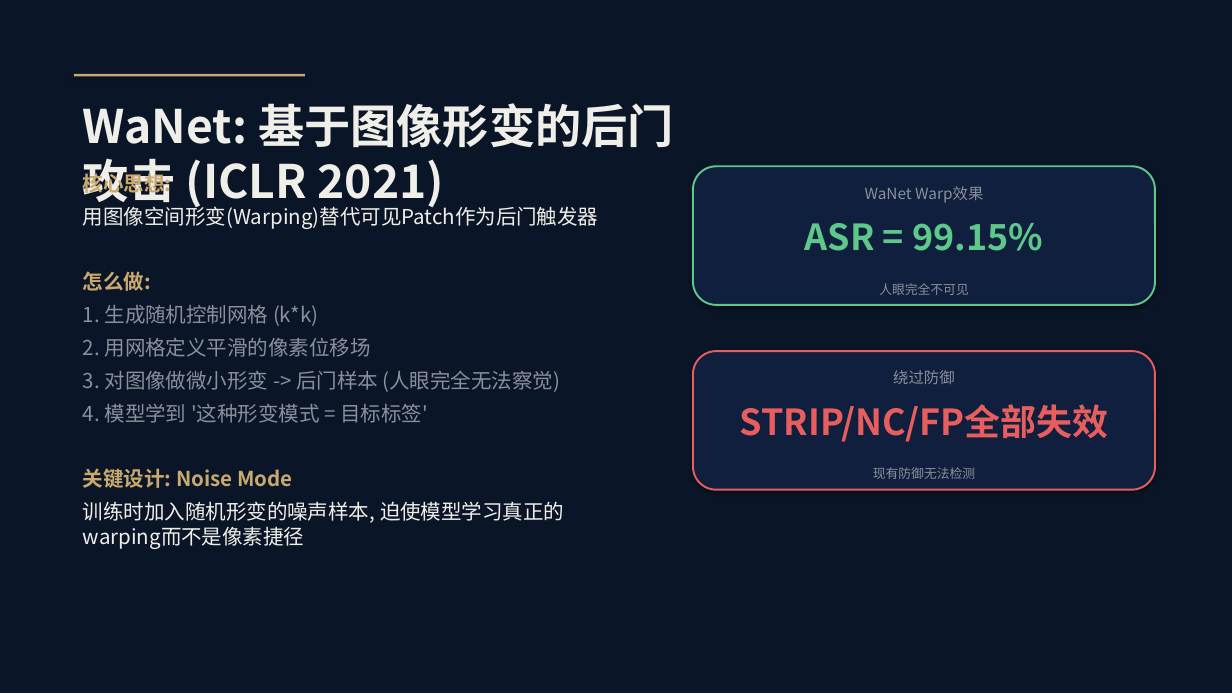
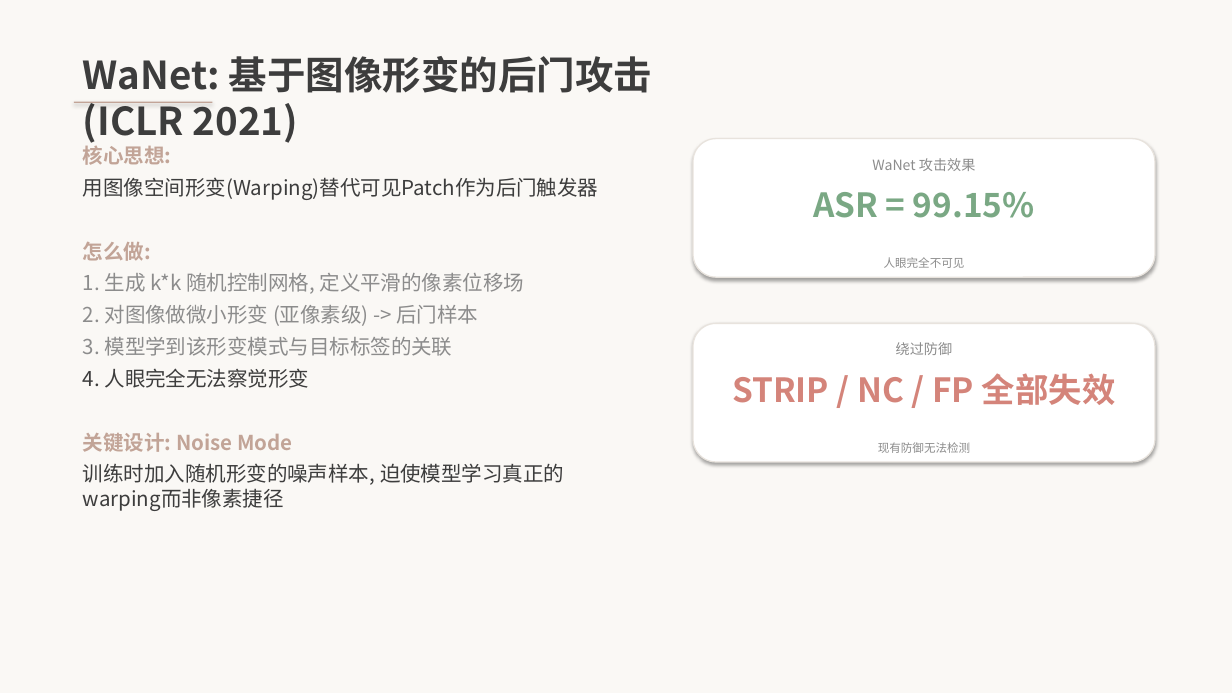
Before and after one commit to axgo-ja/NIS3353, a slide deck: slide 3 of WaNet答辩.pptx. Drawn at 1232x693 pixels with LibreOffice and Linux fonts; fonts in the diff are those of the drawing. Boxes give left, top, right and bottom in pixels: in the first picture for what was removed or moved away, otherwise in the second. Text is boxed around its words. In the diff, an @@ line names an element or a change of style, - is before the commit and + after.

```diff
--- a/WaNet答辩.pptx
+++ b/WaNet答辩.pptx
@@ background #0A1628 to #FAF8F5 @@
@@ text "WaNet: 基于图像形变的后门攻击 (ICLR 2021)": place and size @@
-text "WaNet: 基于图像形变的后门攻击 (ICLR 2021)" at box(83, 103, 674, 210)
+text "WaNet: 基于图像形变的后门攻击 (ICLR 2021)" at box(83, 56, 652, 146)
@@ text "WaNet: 基于图像形变的后门攻击 (ICLR 2021)" at box(83, 56, 652, 146): size 36 to 30 pt, text colour #F0EEE8 to #3D3D3D @@
@@ rectangle: place and size @@
-rectangle at box(74, 74, 305, 77)
+rectangle at box(74, 102, 213, 103)
@@ rectangle at box(74, 102, 213, 103): fill #C9A96E to #C2A497 @@
@@ text "核心思想:": place and size @@
-text "核心思想:" at box(83, 171, 598, 549)
+text "核心思想:" at box(83, 145, 598, 511)
@@ text at box(83, 145, 598, 452): text colour #C9A96E to #C2A497 in "核心思想:", "怎么做:", "关键设计: Noise Mode"; text colour #F0EEE8 to #3D3D3D in "用图像空间形变(Warping)替代可见Patch作为后门触发器" @@
@@ rounded rectangle: place and size @@
-rounded rectangle at box(693, 166, 1155, 305)
+rounded rectangle at box(693, 139, 1155, 277)
@@ rounded rectangle at box(693, 139, 1155, 277): fill #0F1F3D to #FFFFFF; outline #5DC88A 1.5 pt to #E8E3DD 1 pt @@
@@ text "ASR = 99.15%": place and size @@
-text "ASR = 99.15%" at box(805, 223, 1043, 251)
+text "ASR = 99.15%" at box(813, 192, 1035, 218)
@@ text "ASR = 99.15%" at box(813, 192, 1035, 218): size 28 to 26 pt, text colour #5DC88A to #7AA884 @@
@@ text at box(872, 158, 976, 171): text changed; size 12 to 11 pt; text colour #8A8F9A to #8C8C8C @@
-WaNet Warp效果
+WaNet 攻击效果
@@ text "人眼完全不可见": place and size @@
-text "人眼完全不可见" at box(879, 283, 969, 295)
+text "人眼完全不可见" at box(884, 257, 965, 268)
@@ text "人眼完全不可见" at box(884, 257, 965, 268): size 10 to 9 pt, text colour #8A8F9A to #8C8C8C @@
@@ text at box(83, 273, 525, 388): text changed; text colour #8A8F9A to #8C8C8C @@
-1. 生成随机控制网格 (k*k)
-2. 用网格定义平滑的像素位移场
-3. 对图像做微小形变 -> 后门样本 (人眼完全无法察觉)
-4. 模型学到 '这种形变模式 = 目标标签'
+1. 生成 k*k 随机控制网格, 定义平滑的像素位移场
+2. 对图像做微小形变 (亚像素级) -> 后门样本
+3. 模型学到该形变模式与目标标签的关联
+4. 人眼完全无法察觉形变
@@ rounded rectangle: place and size @@
-rounded rectangle at box(693, 351, 1155, 490)
+rounded rectangle at box(693, 323, 1155, 462)
@@ rounded rectangle at box(693, 323, 1155, 462): fill #0F1F3D to #FFFFFF; outline #E85D5D 1.5 pt to #E8E3DD 1 pt @@
@@ text "绕过防御": place and size @@
-text "绕过防御" at box(893, 370, 955, 384)
+text "绕过防御" at box(896, 342, 953, 355)
@@ text "绕过防御" at box(896, 342, 953, 355): size 12 to 11 pt, text colour #8A8F9A to #8C8C8C @@
@@ text at box(732, 373, 1115, 405): text changed; size 28 to 26 pt; text colour #E85D5D to #D4847A @@
-STRIP/NC/FP全部失效
+STRIP / NC / FP 全部失效
@@ text "现有防御无法检测" at box(878, 442, 970, 453): size 10 to 9 pt, text colour #8A8F9A to #8C8C8C @@
@@ text "现有防御无法检测": place and size @@
-text "现有防御无法检测" at box(873, 467, 975, 479)
+text "现有防御无法检测" at box(878, 442, 970, 453)
@@ text at box(83, 463, 564, 511): text changed; text colour #F0EEE8 to #3D3D3D @@
-训练时加入随机形变的噪声样本, 迫使模型学习真正的warping而不是像素捷径
+训练时加入随机形变的噪声样本, 迫使模型学习真正的warping而非像素捷径
```
Also in this commit, not shown: 12 other slides changed, 2 slides added, 1 slide removed, 1 other file.
